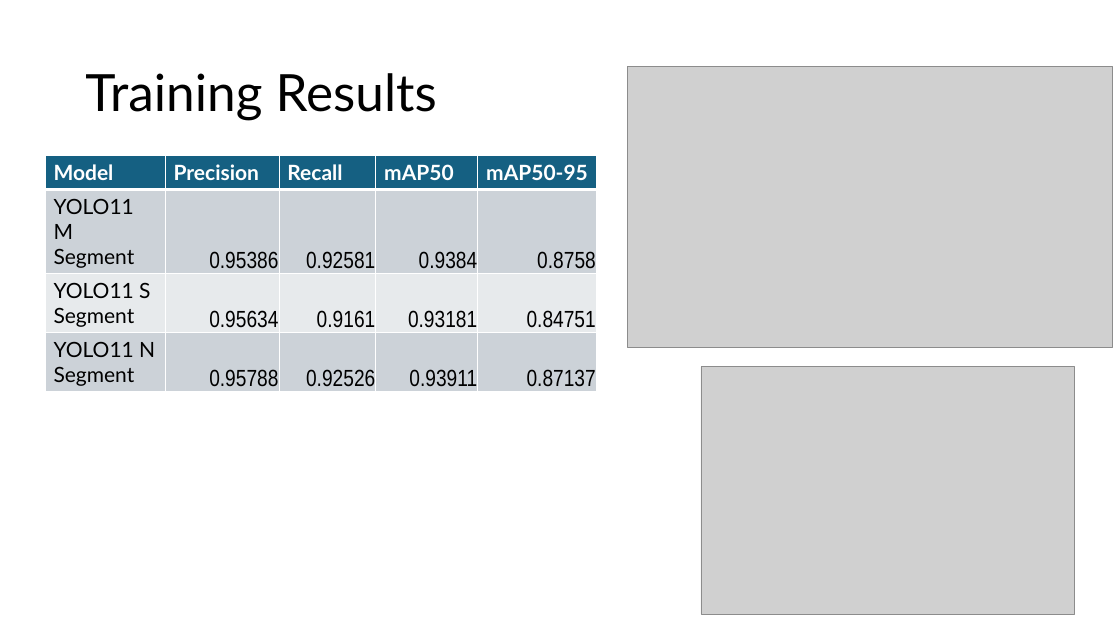
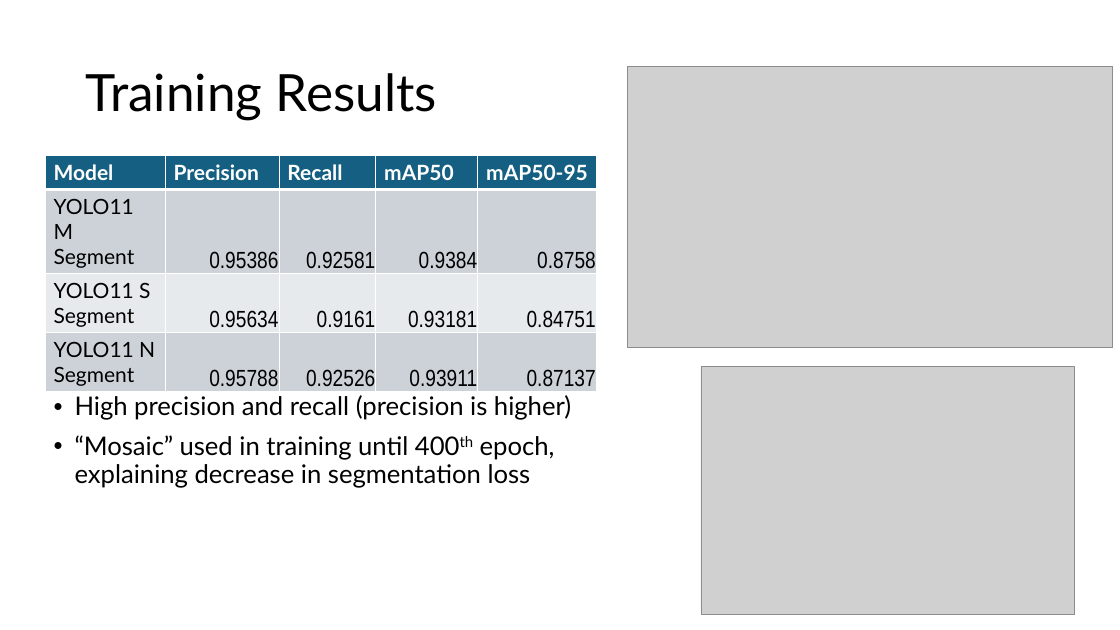
Before and after one commit to mnmartinez127/ai231mex5_groceryseg, a slide deck: slide 2 of ME 5 Presentation.pptx. Drawn at 1120x630 pixels with LibreOffice and Linux fonts; fonts in the diff are those of the drawing; grey boxes stand for pictures. Boxes give left, top, right and bottom in pixels: in the first picture for what was removed or moved away, otherwise in the second. Text is boxed around its words. In the diff, an @@ line names an element or a change of style, - is before the commit and + after.

```diff
--- a/ME 5 Presentation.pptx
+++ b/ME 5 Presentation.pptx
@@ text added at [75,395,571,488], 22 pt, text #000000 @@
+• High precision and recall (precision is higher)
+• “Mosaic” used in training until 400th epoch, explaining decrease in segmentation loss
```
Also in this commit, not shown: 1 other slide changed, 4 other files.
